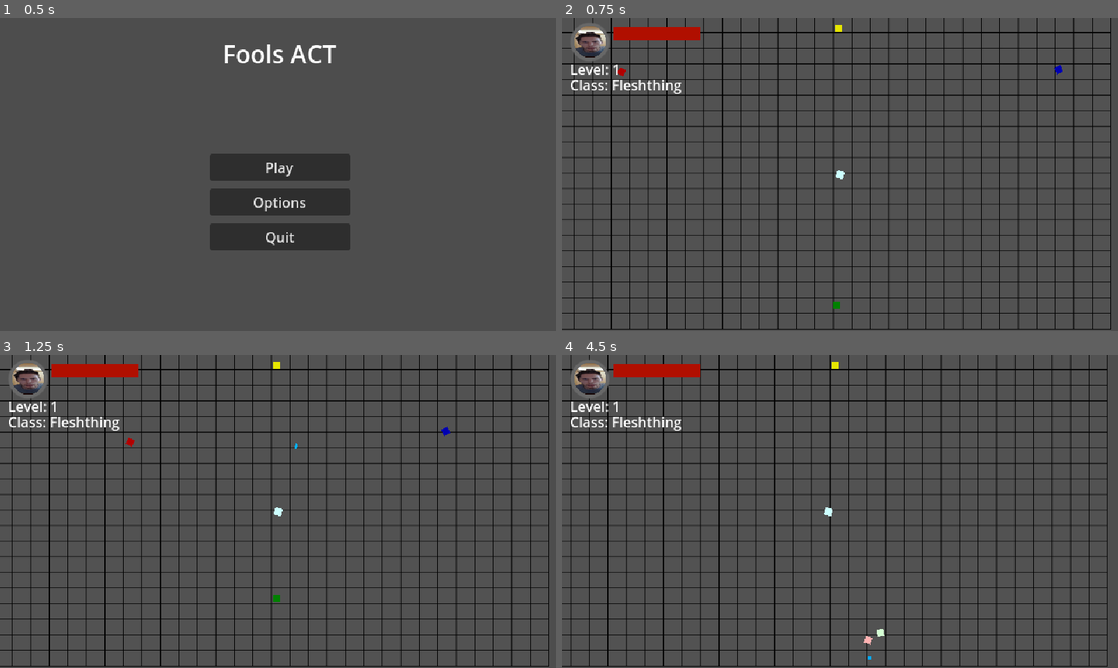
Above: before the commit, frames 1-4 (two rows, left to right).
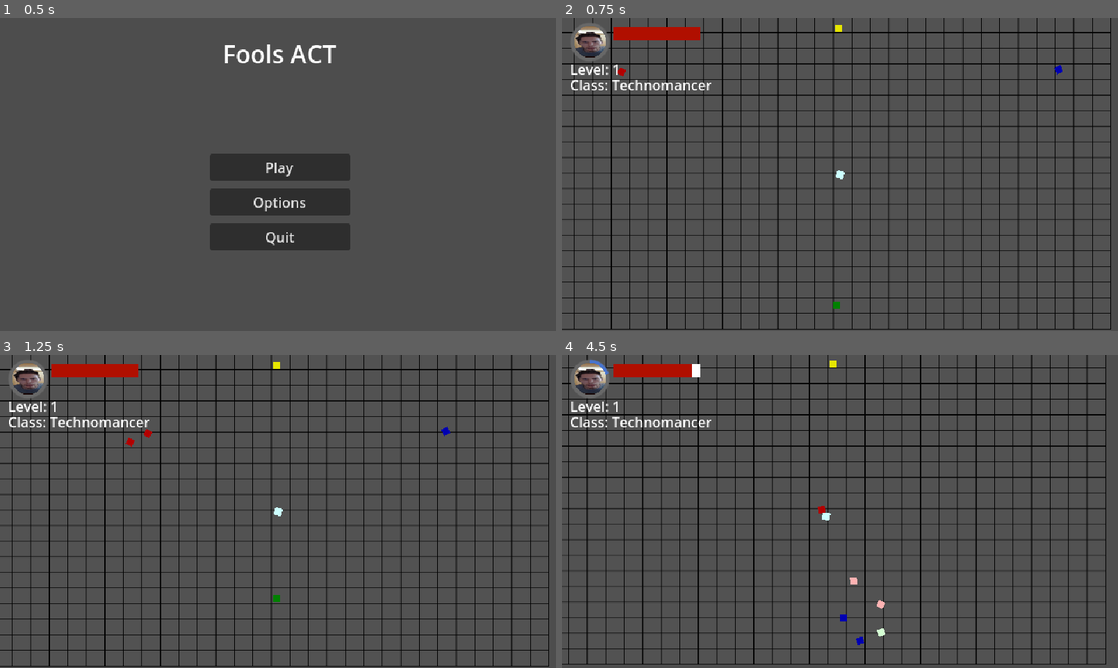
Above: after the commit, the same moments.

Repository: EmpexOri/OperationHavok
Game: Godot game, scene res://Scenes/MenuScene.tscn
Same seed, same stepped clock (60 frames per second), same inputs: the game is played once before the commit and once after it.
Inputs (mouse positions are in pixels of both pictures, inside the frame that each line leads up to):
- Up to frame 1 (0.5 s): no input
- Up to frame 2 (0.75 s): click "Play" at 0.5 s
- Up to frame 3 (1.25 s): no input
- Up to frame 4 (4.5 s): move the mouse to (962, 495) at 1.27 s; hold D (right) 1.28-2.03 s; click (962, 495) at 1.35 s; move the mouse to (728, 527) at 2.02 s; hold S (down) 2.03-2.78 s; click (728, 527) at 2.1 s; move the mouse to (895, 442) at 2.77 s; hold D (right) 2.78-3.53 s; click (895, 442) at 2.85 s; move the mouse to (812, 574) at 3.52 s; hold W (up) 3.53-4.28 s; click (812, 574) at 3.6 s; move the mouse to (1006, 558) at 4.27 s; hold A (left) from 4.28 s (still down); click (1006, 558) at 4.35 s

Frame 1 is identical in both runs. In frame 2, 0.3% of the frame differs, in the area x 9-27%, y 19-25%; in frame 3, 0.3%; in frame 4, 20%, in the area x 0-99%, y 0-100%.

Commit message:
tweaked the class and changed the enemy spawn rate

Diff:
--- a/Assets/Scripts/Misc/prototype_world.gd
+++ b/Assets/Scripts/Misc/prototype_world.gd
@@ -44,7 +44,7 @@
 
 func start_spawn_timer1():
 	var timer = Timer.new()
-	timer.wait_time = randf_range(1, 4)
+	timer.wait_time = randf_range(0, 2)
 	timer.one_shot = true  # Timer only goes once
 	timer.connect("timeout", Callable(self, "spawn_enemy1")) # Executes the spawn function once timer has ended
 	add_child(timer)
@@ -65,7 +65,7 @@
 
 func start_spawn_timer2():
 	var timer = Timer.new()
-	timer.wait_time = randf_range(5, 7)
+	timer.wait_time = randf_range(3, 4)
 	timer.one_shot = true  # Timer only goes once
 	timer.connect("timeout", Callable(self, "spawn_enemy2")) # Executes the spawn function once timer has ended
 	add_child(timer)
@@ -87,7 +87,7 @@
 
 func start_spawn_timer3():
 	var timer = Timer.new()
-	timer.wait_time = randf_range(8, 13)
+	timer.wait_time = randf_range(6, 9) # nice
 	timer.one_shot = true  # Timer only goes once
 	timer.connect("timeout", Callable(self, "spawn_enemy3")) # Executes the spawn function once timer has ended
 	add_child(timer)
@@ -108,7 +108,7 @@
 
 func start_spawn_timer4():
 	var timer = Timer.new()
-	timer.wait_time = randf_range(10, 15)
+	timer.wait_time = randf_range(5, 7)
 	timer.one_shot = true  # Timer only goes once
 	timer.connect("timeout", Callable(self, "spawn_enemy4")) # Executes the spawn function once timer has ended
 	add_child(timer)
--- a/Assets/Scripts/Player Scripts/player.gd
+++ b/Assets/Scripts/Player Scripts/player.gd
@@ -63,6 +63,9 @@
 	look_at(get_global_mouse_position())
 
 func _input(event):
+	if not Class.Enabled:
+		return
+
 	if Input.is_action_just_pressed("LMB"):
 		Trigger_Timer.stop()
 		Class.ability(self)
--- a/Assets/Scripts/Universal Scripts/Global.gd
+++ b/Assets/Scripts/Universal Scripts/Global.gd
@@ -2,7 +2,7 @@
 
 var PlayerHP: int = 100
 var PlayerHPMax: int = 100
-var CurrentClass: String = "Fleshthing" # Default class for now
+var CurrentClass: String = "Technomancer" # Default class for now
 
 var ClassData = {
 	"Technomancer": {"Level": 1, "XP": 0, "MoveSpeed": 200, "BulletSpeed": 1500, "Perks": []},
